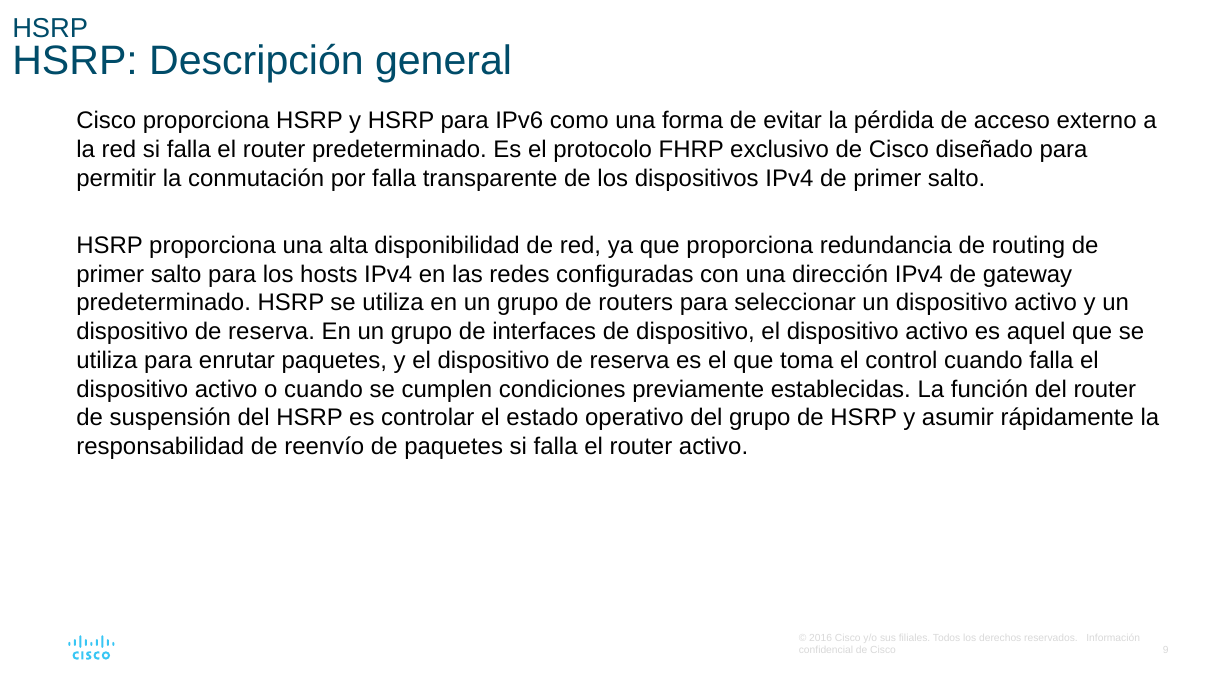
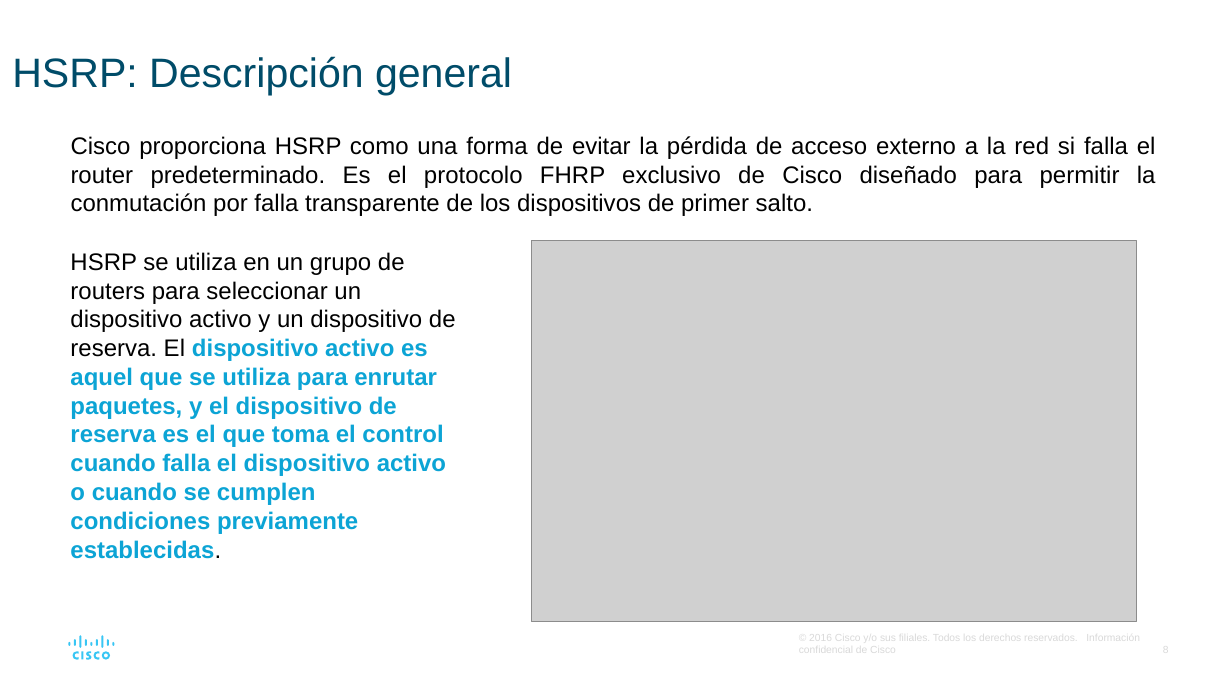
Before and after one commit to lizetheP/WAN, a slide deck: slide 8 of EjerciciosResueltos/Modulo1/1_4_HSRP/FHRP.pptx (slide 9 before the commit). Drawn at 1232x693 pixels with LibreOffice and Linux fonts; fonts in the diff are those of the drawing; grey boxes stand for pictures. Boxes give left, top, right and bottom in pixels: in the first picture for what was removed or moved away, otherwise in the second. Text is boxed around its words. In the diff, an @@ line names an element or a change of style, - is before the commit and + after.

```diff
--- a/EjerciciosResueltos/Modulo1/1_4_HSRP/FHRP.pptx
+++ b/EjerciciosResueltos/Modulo1/1_4_HSRP/FHRP.pptx
@@ title at [12, 56, 512, 95]: text changed @@
-HSRP
-HSRP: Descripción general
+HSRP: Descripción general
@@ text at [71, 136, 1156, 216]: text changed @@
-Cisco proporciona HSRP y HSRP para IPv6 como una forma de evitar la pérdida de acceso externo a la red si falla el router predeterminado. Es el protocolo FHRP exclusivo de Cisco diseñado para permitir la conmutación por falla transparente de los dispositivos IPv4 de primer salto.
-HSRP proporciona una alta disponibilidad de red, ya que proporciona redundancia de routing de primer salto para los hosts IPv4 en las redes configuradas con una dirección IPv4 de gateway predeterminado. HSRP se utiliza en un grupo de routers para seleccionar un dispositivo activo y un dispositivo de reserva. En un grupo de interfaces de dispositivo, el dispositivo activo es aquel que se utiliza para enrutar paquetes, y el dispositivo de reserva es el que toma el control cuando falla el dispositivo activo o cuando se cumplen condiciones previamente establecidas. La función del router de suspensión del HSRP es controlar el estado operativo del grupo de HSRP y asumir rápidamente la responsabilidad de reenvío de paquetes si falla el router activo.
+Cisco proporciona HSRP como una forma de evitar la pérdida de acceso externo a la red si falla el router predeterminado. Es el protocolo FHRP exclusivo de Cisco diseñado para permitir la conmutación por falla transparente de los dispositivos de primer salto.
@@ text added at [70, 252, 456, 559], 14 pt, text #0CA4D5, bold @@
+HSRP se utiliza en un grupo de routers para seleccionar un dispositivo activo y un dispositivo de reserva. El dispositivo activo es aquel que se utiliza para enrutar paquetes, y el dispositivo de reserva es el que toma el control cuando falla el dispositivo activo o cuando se cumplen condiciones previamente establecidas.
@@ picture added at [531, 240, 1136, 621] @@
```
Also in this commit, not shown: 5 other slides changed, 2 slides removed, 12 other files.
